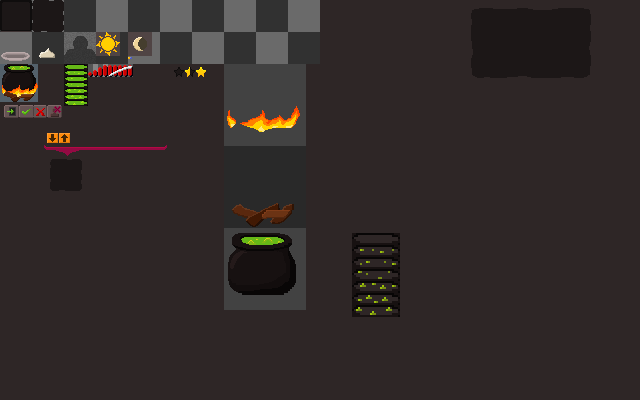
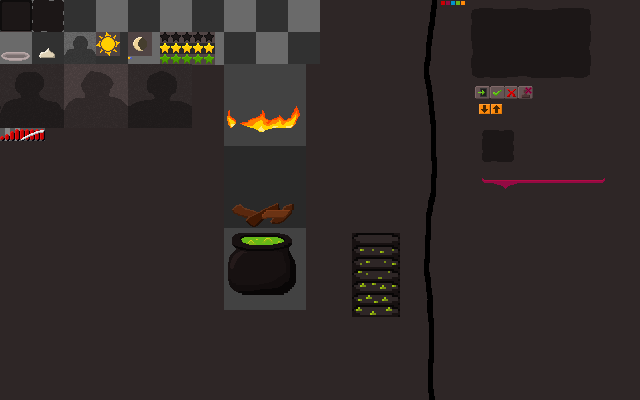
The second 640x400 image is a revision of the first. Changes to its layers:
"Layer #1": opacity 100% → 33%, blend grain merge → normal, moved it out of group "cauldron", painted on it over <box>0,64,192,128</box>
moved "Layer #2" out of group "cauldron", painted on it over <box>4,90,35,102</box>
removed group "cauldron" (3 layers) over <box>2,64,88,106</box>
removed layer "Layer #4" from group "cauldron" over <box>2,83,38,97</box>
painted on "Background copy" over <box>0,32,605,191</box>
removed layer "Layer #7" over <box>4,105,62,118</box>
renamed "Layer #5" to "noise", opacity 100% → 12%, moved it above "Layer", painted on it, masked it over <box>0,32,192,128</box>
removed layer "Layer #6" over <box>174,67,206,77</box>
removed layer "Layer #3" over <box>44,65,167,156</box>
painted on "Layer" over <box>0,32,224,141</box>
painted on "Background" over <box>182,0,465,400</box>
